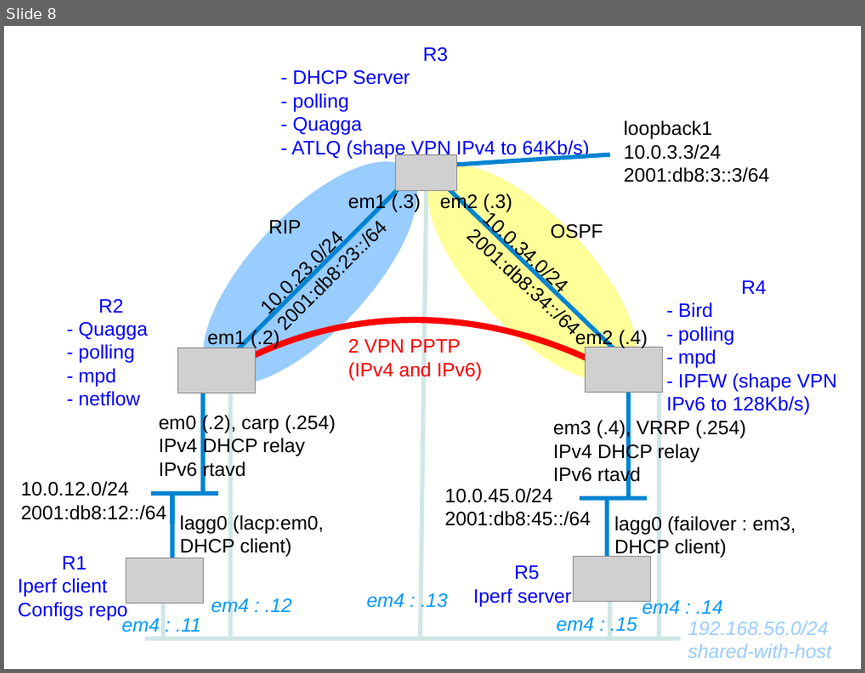
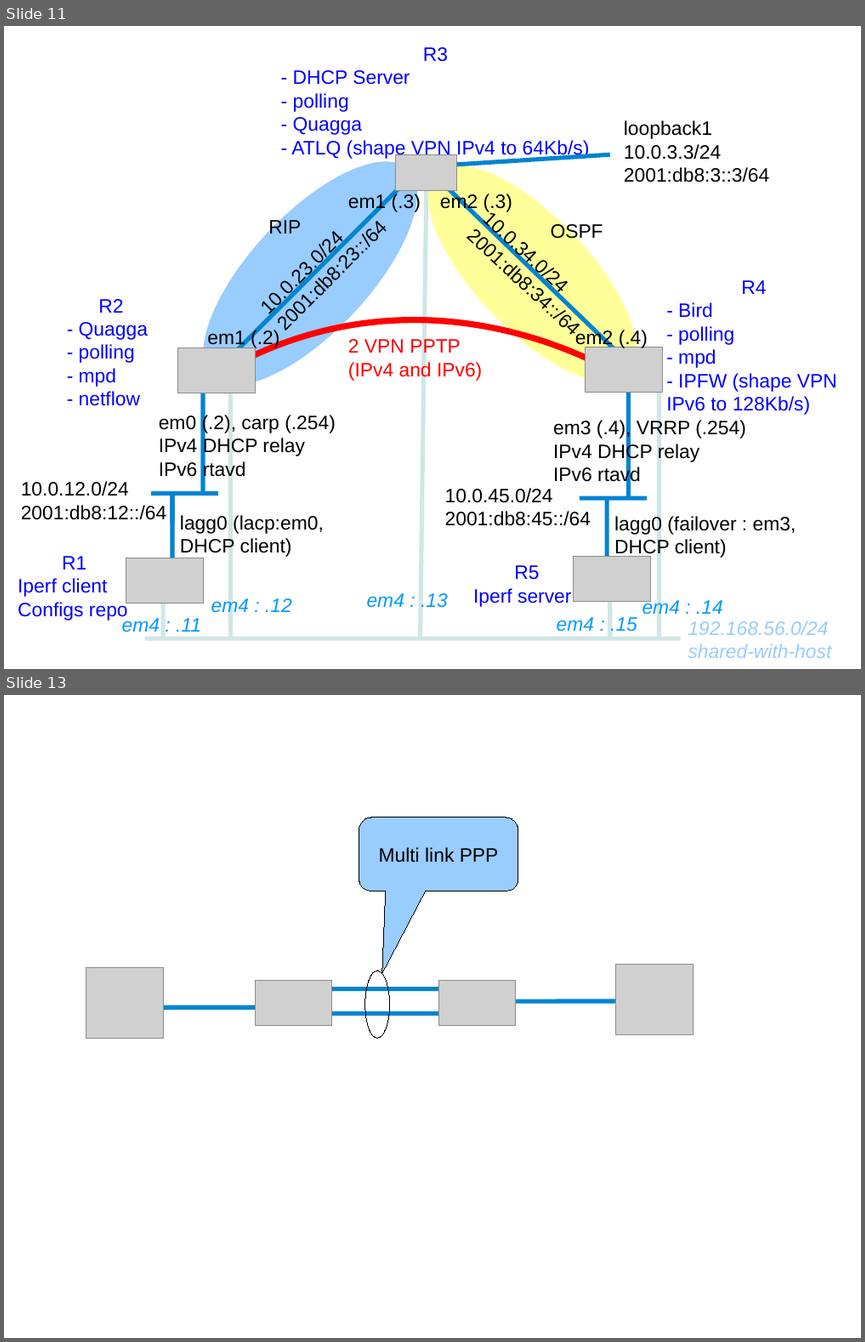
Before and after one commit to wwaites/bsdrp-old, a slide deck: docs/labs.examples.odp. Shown one above the other, each under a label of ours: slide 8 before the commit, slides 11 and 13 after it; the slides between them are not shown. The pictures are 865x673 and 865x1342 pixels, drawn with LibreOffice and Linux fonts; fonts in the diff are those of the drawing; grey boxes stand for pictures. Boxes give left, top, right and bottom in pixels: in the first picture for what was removed or moved away, otherwise in the second. Text is boxed around its words. In the diff, an @@ line names an element or a change of style, - is before the commit and + after.

```diff
--- a/docs/labs.examples.odp
+++ b/docs/labs.examples.odp
@@ slide 13 added at [4,695,861,1338], background #FFFFFF @@
@@ rounded speech box added at [359,817,519,891], fill #99CCFF, outline #000000 0 pt, 18 pt, text #000000 @@
+Multi link PPP
@@ picture added at [86,968,163,1038] @@
@@ ellipse added at [365,970,390,1038], outline #000000 0 pt @@
@@ picture added at [616,964,692,1034] @@
@@ picture added at [255,981,332,1026] @@
@@ line added from (500, 989) to (291, 989), #0084D1 4 pt @@
@@ picture added at [438,981,516,1026] @@
@@ line added from (255, 1008) to (126, 1008), #0084D1 4 pt @@
@@ line added from (482, 1013) to (298, 1013), #0084D1 4 pt @@
@@ line added from (653, 1001) to (482, 1001), #0084D1 4 pt @@
@@ what was slide 8 is now slide 11 @@
```
Also in this commit, not shown: 3 slides changed, 3 other slides added.
